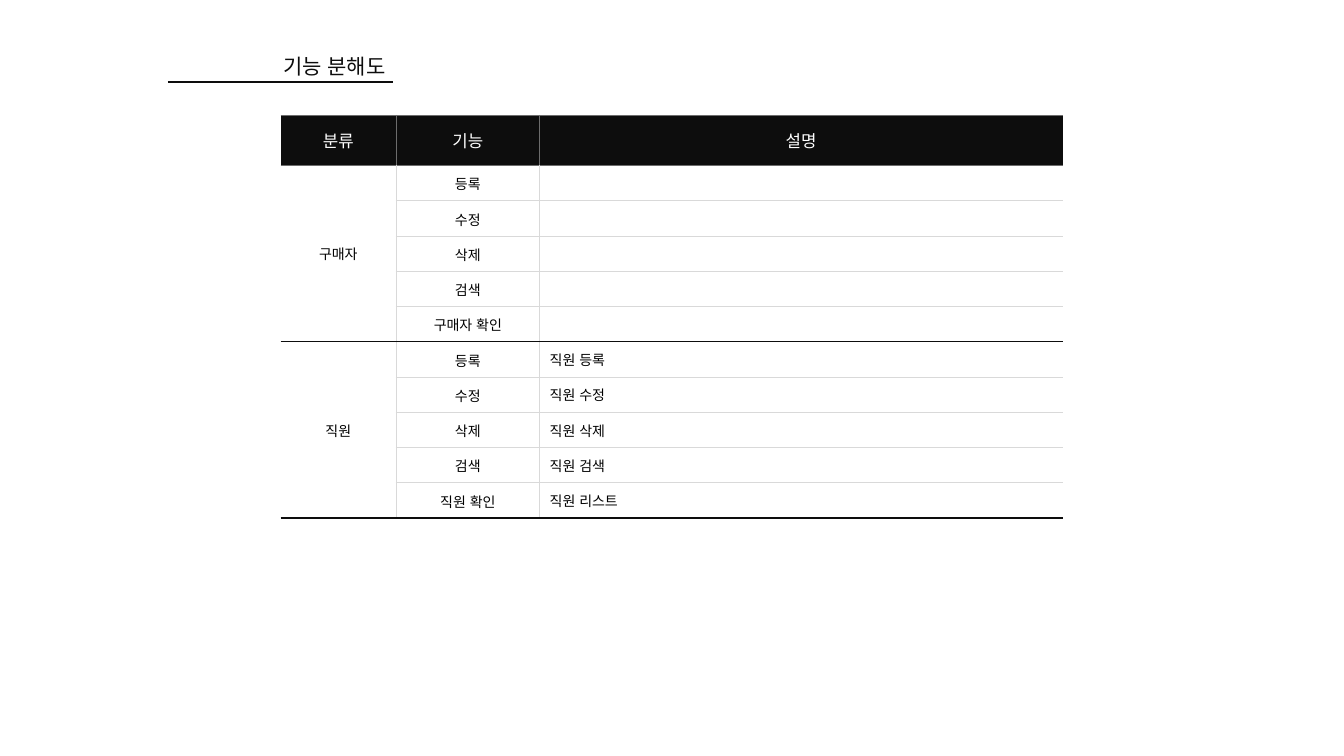
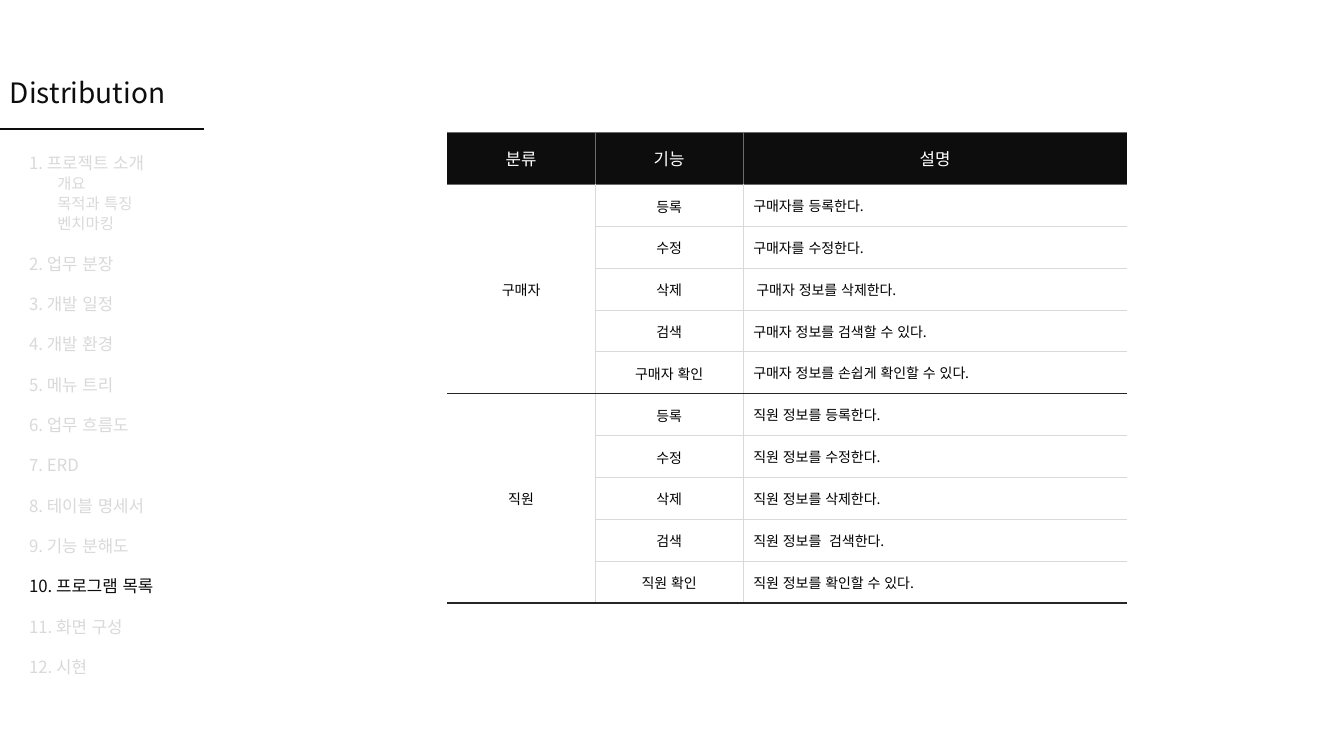
Before and after one commit to Peh9397/Distribution, a slide deck: slide 21 of Distribution.pptx (slide 27 before the commit). Drawn at 1344x756 pixels with LibreOffice and Linux fonts; fonts in the diff are those of the drawing. Boxes give left, top, right and bottom in pixels: in the first picture for what was removed or moved away, otherwise in the second. Text is boxed around its words. In the diff, an @@ line names an element or a change of style, - is before the commit and + after.

```diff
--- a/Distribution.pptx
+++ b/Distribution.pptx
@@ text removed at [283,56,386,76] @@
-기능 분해도
@@ text added at [10,80,165,104], 20 pt, text #0D0D0D @@
+Distribution
@@ line moved from (168, 82) - (393, 82) to (0, 129) - (204, 129) @@
@@ table at [448,133,1128,604] @@
-row 2, column 3: 
+row 2, column 3: 구매자를 등록한다.
-row 3, column 3: 
+row 3, column 3: 구매자를 수정한다.
-row 4, column 3: 
+row 4, column 3: 구매자 정보를 삭제한다.
-row 5, column 3: 
+row 5, column 3: 구매자 정보를 검색할 수 있다.
-row 6, column 3: 
+row 6, column 3: 구매자 정보를 손쉽게 확인할 수 있다.
-row 7, column 3: 직원 등록
+row 7, column 3: 직원 정보를 등록한다.
-row 8, column 3: 직원 수정
+row 8, column 3: 직원 정보를 수정한다.
-row 9, column 3: 직원 삭제
+row 9, column 3: 직원 정보를 삭제한다.
-row 10, column 3: 직원 검색
+row 10, column 3: 직원 정보를 검색한다.
-row 11, column 3: 직원 리스트
+row 11, column 3: 직원 정보를 확인할 수 있다.
@@ borders changed @@
@@ table: place and size @@
-table at [280,116,1063,518]
+table at [448,133,1128,604]
@@ text added at [29,150,154,678], 12 pt, text #D9D9D9 @@
+1. 프로젝트 소개
+개요
+목적과 특징
+벤치마킹
+2. 업무 분장
+3. 개발 일정
+4. 개발 환경
+5. 메뉴 트리
+6. 업무 흐름도
+7. ERD
+8. 테이블 명세서
+9. 기능 분해도
+10. 프로그램 목록
+11. 화면 구성
+12. 시현
```
Also in this commit, not shown: 23 other slides changed, 1 slide added.
